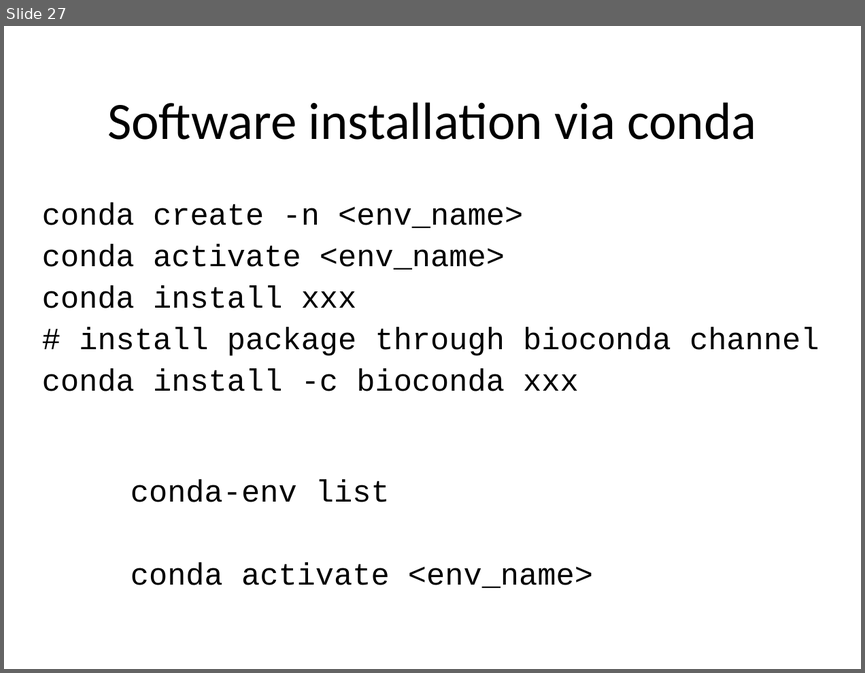
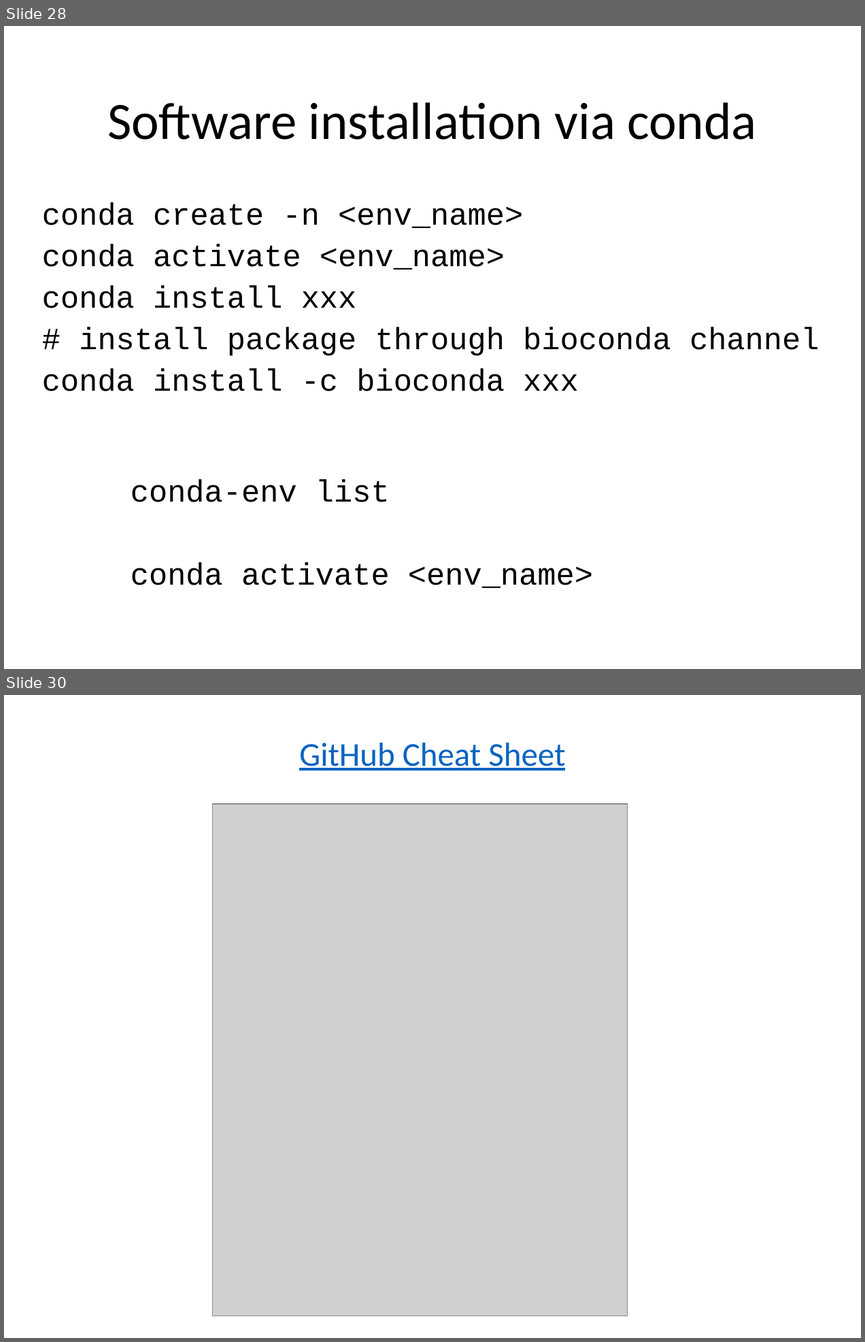
Before and after one commit to liu3zhenlab/teaching, a slide deck: PLPTH813Bioinformatis/2023/lectures/lecture13_BEDtools.pptx. Shown one above the other, each under a label of ours: slide 27 before the commit, slides 28 and 30 after it; the slides between them are not shown. The pictures are 865x673 and 865x1342 pixels, drawn with LibreOffice and Linux fonts; fonts in the diff are those of the drawing; grey boxes stand for pictures. Boxes give left, top, right and bottom in pixels: in the first picture for what was removed or moved away, otherwise in the second. Text is boxed around its words. In the diff, an @@ line names an element or a change of style, - is before the commit and + after.

```diff
--- a/PLPTH813Bioinformatis/2023/lectures/lecture13_BEDtools.pptx
+++ b/PLPTH813Bioinformatis/2023/lectures/lecture13_BEDtools.pptx
@@ slide 30 added at <box>4,695,861,1338</box>, background #FFFFFF @@
@@ title added at <box>299,743,565,770</box>, 28 pt, text #0563C1, underline @@
+GitHub Cheat Sheet
@@ picture added at <box>212,804,627,1315</box> @@
@@ what was slide 27 is now slide 28 @@
```
Also in this commit, not shown: 12 slides changed, 3 other slides added, 1 slide removed, 2 other files.
